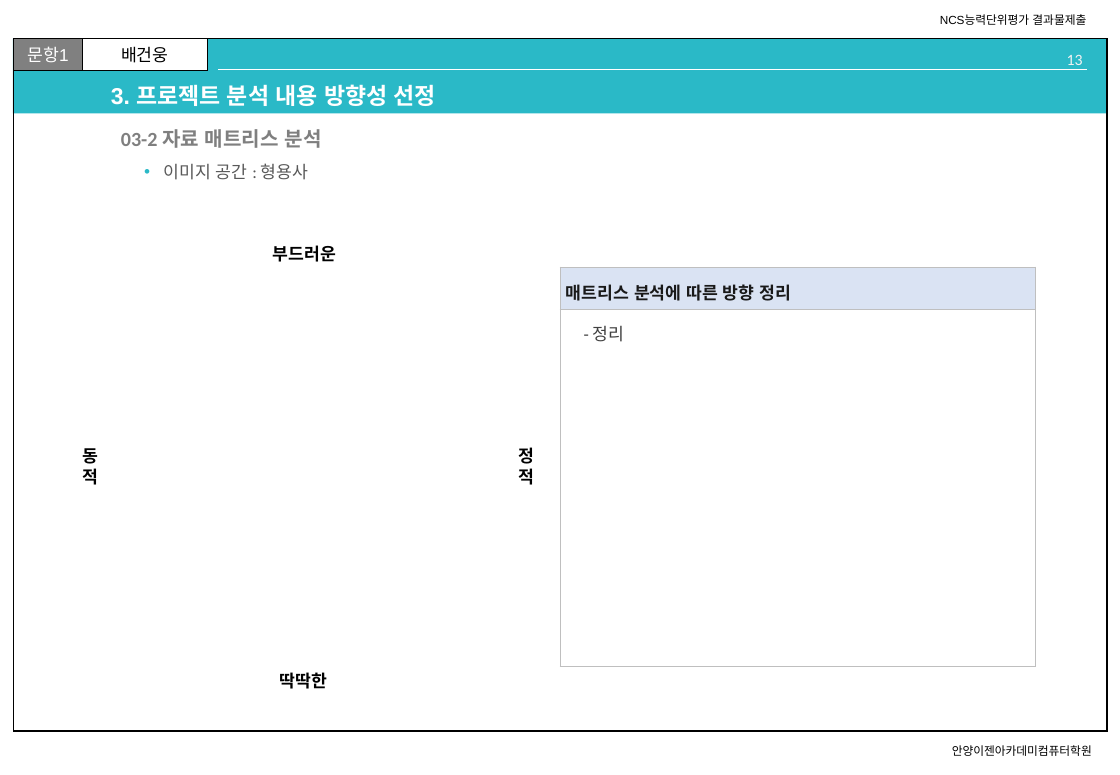
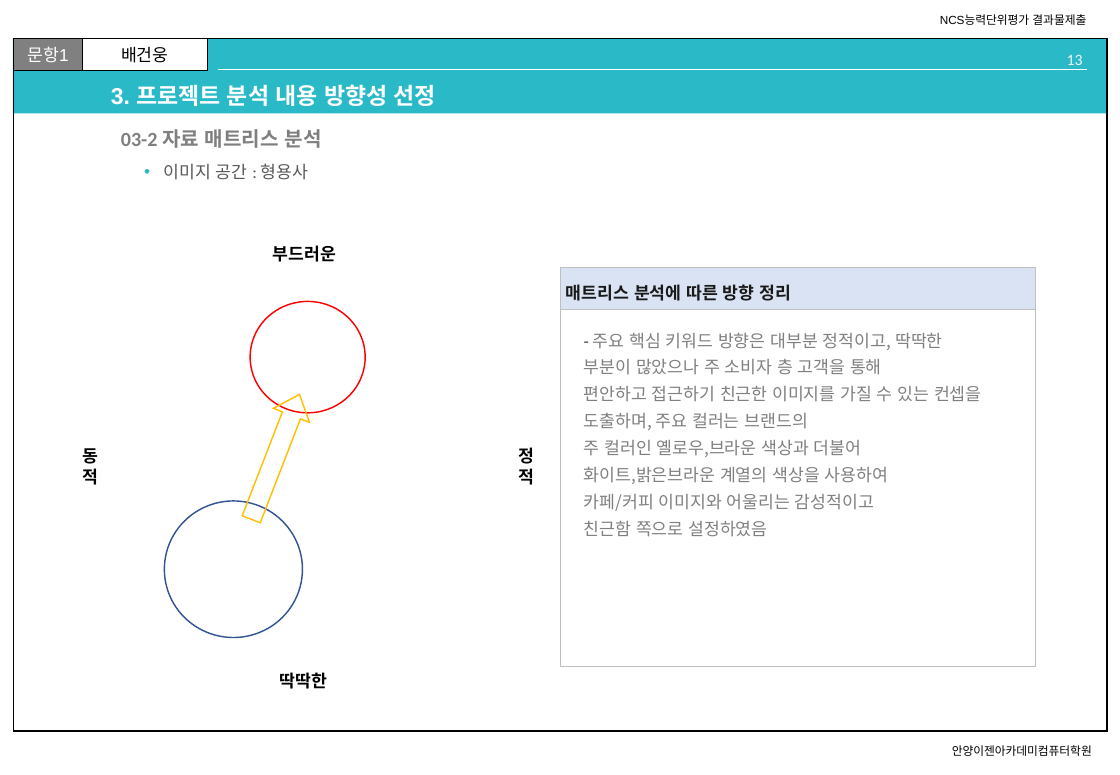
Before and after one commit to 100won-yes/100won_yes, a slide deck: slide 13 of d_homework/n_01_UIUX요구분석_제출양식.pptx. Drawn at 1120x775 pixels with LibreOffice and Linux fonts; fonts in the diff are those of the drawing; background and template pictures are left out. Boxes give left, top, right and bottom in pixels: in the first picture for what was removed or moved away, otherwise in the second. Text is boxed around its words. In the diff, an @@ line names an element or a change of style, - is before the commit and + after.

Commit message:
수업내용_210911

```diff
--- a/d_homework/n_01_UIUX요구분석_제출양식.pptx
+++ b/d_homework/n_01_UIUX요구분석_제출양식.pptx
@@ ellipse added at [250,302,365,414], outline #FF0000 1 pt @@
@@ text at [584,332,982,537]: text changed; font Calibri to Noto Sans CJK KR; text colour #404040 to #808080 @@
-- 정리
+- 주요 핵심 키워드 방향은 대부분 정적이고, 딱딱한
+부분이 많았으나 주 소비자 층 고객을 통해
+편안하고 접근하기 친근한 이미지를 가질 수 있는 컨셉을 도출하며, 주요 컬러는 브랜드의
+주 컬러인 옐로우,브라운 색상과 더불어
+화이트,밝은브라운 계열의 색상을 사용하여
+카페/커피 이미지와 어울리는 감성적이고
+친근함 쪽으로 설정하였음
@@ down arrow added at [234,387,317,526], outline #FFC000 1 pt @@
@@ ellipse added at [164,502,303,638], outline #325491 1 pt @@
```
Also in this commit, not shown: 15 other slides changed, 4 other files.
